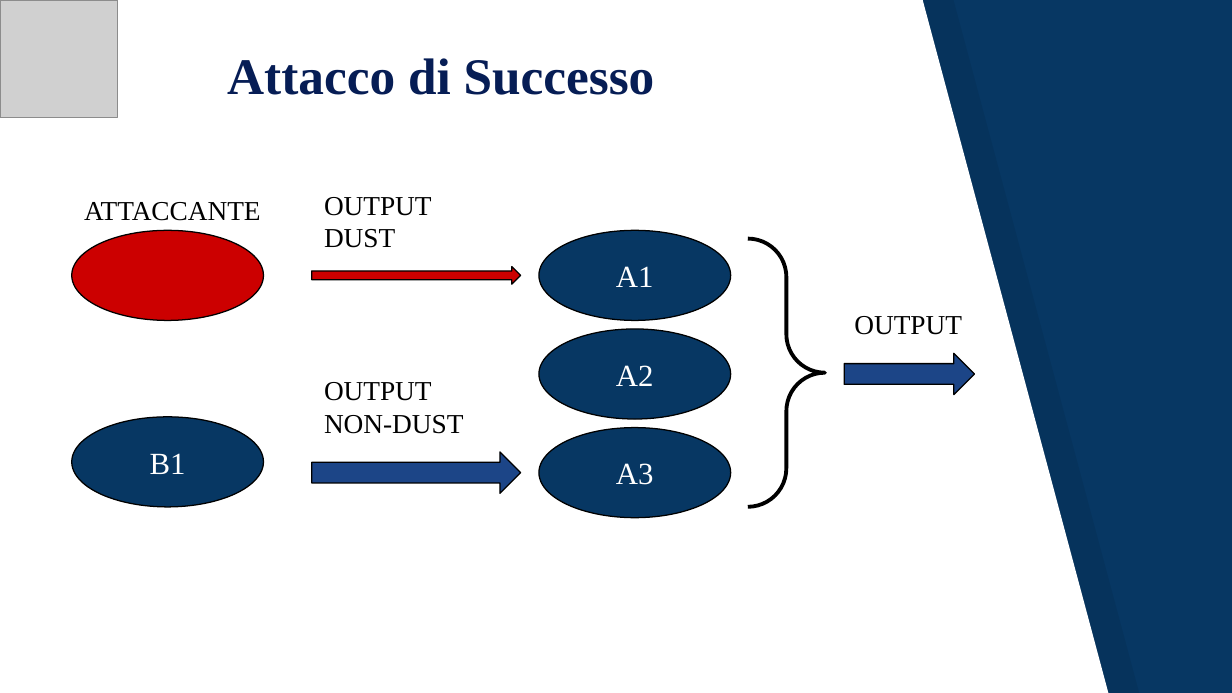
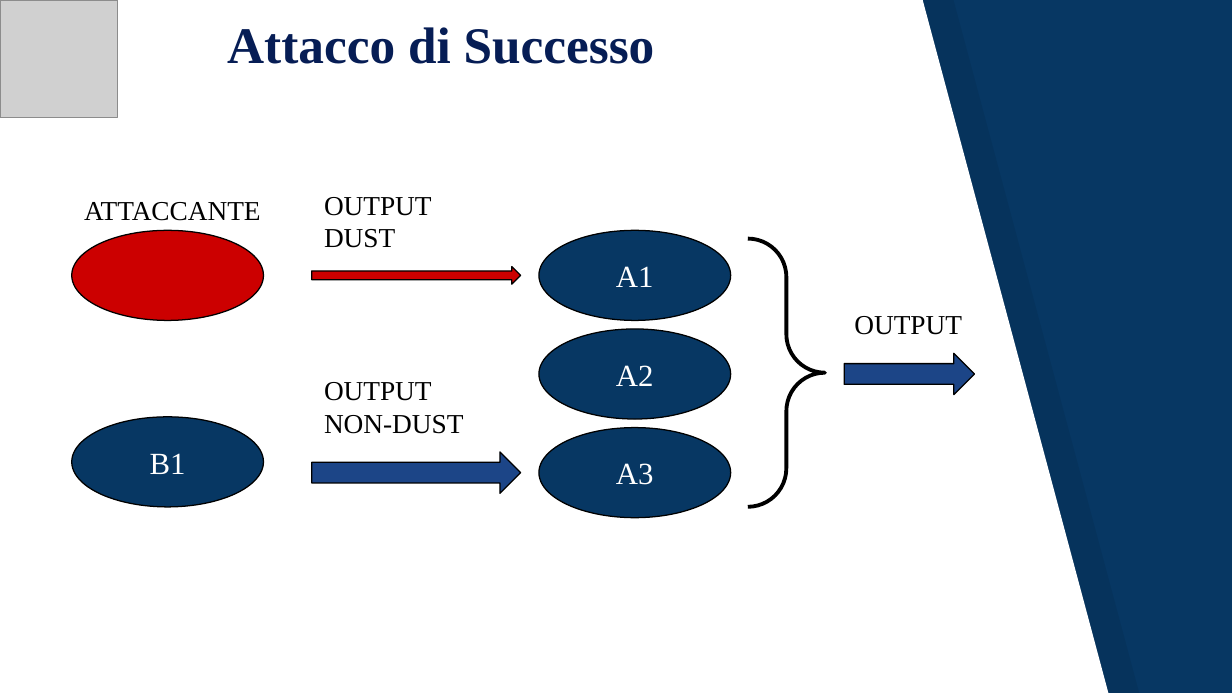
Before and after one commit to JacopoRaffi/Dust_Attack_Analysis, a slide deck: slide 7 of Dust Attack .pptx. Drawn at 1232x693 pixels with LibreOffice and Linux fonts; fonts in the diff are those of the drawing; grey boxes stand for pictures. Boxes give left, top, right and bottom in pixels: in the first picture for what was removed or moved away, otherwise in the second. Text is boxed around its words. In the diff, an @@ line names an element or a change of style, - is before the commit and + after.

```diff
--- a/Dust Attack .pptx
+++ b/Dust Attack .pptx
@@ title "Attacco di Successo": place and size @@
-title "Attacco di Successo" at box(227, 58, 655, 95)
+title "Attacco di Successo" at box(227, 27, 655, 64)
```
Also in this commit, not shown: 14 other slides changed, 3 slides added, 4 slides removed, 1 other file.
